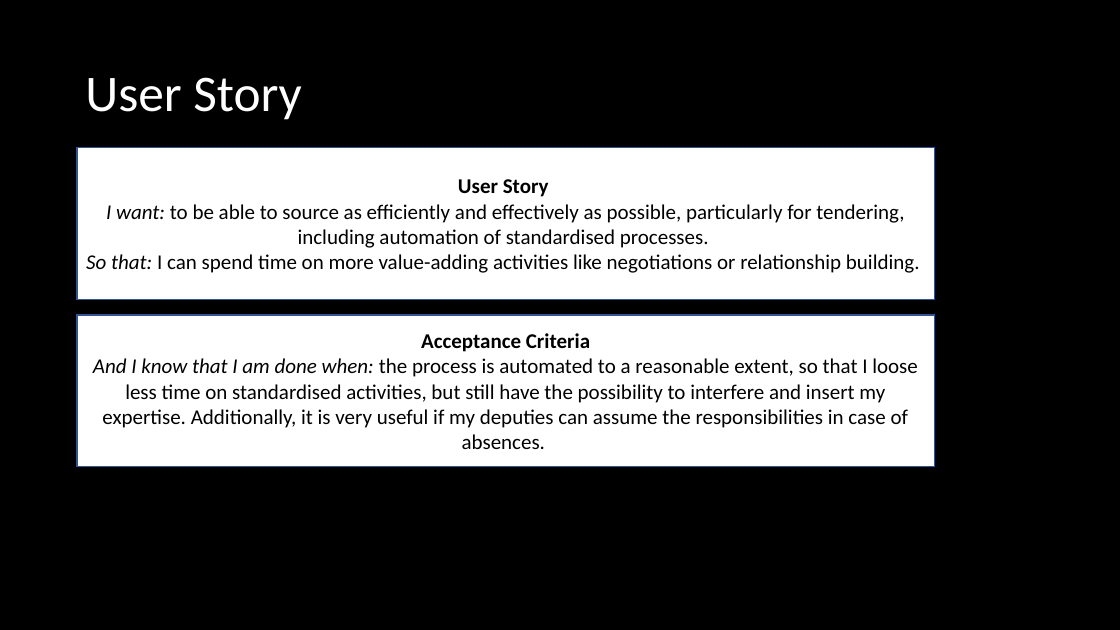
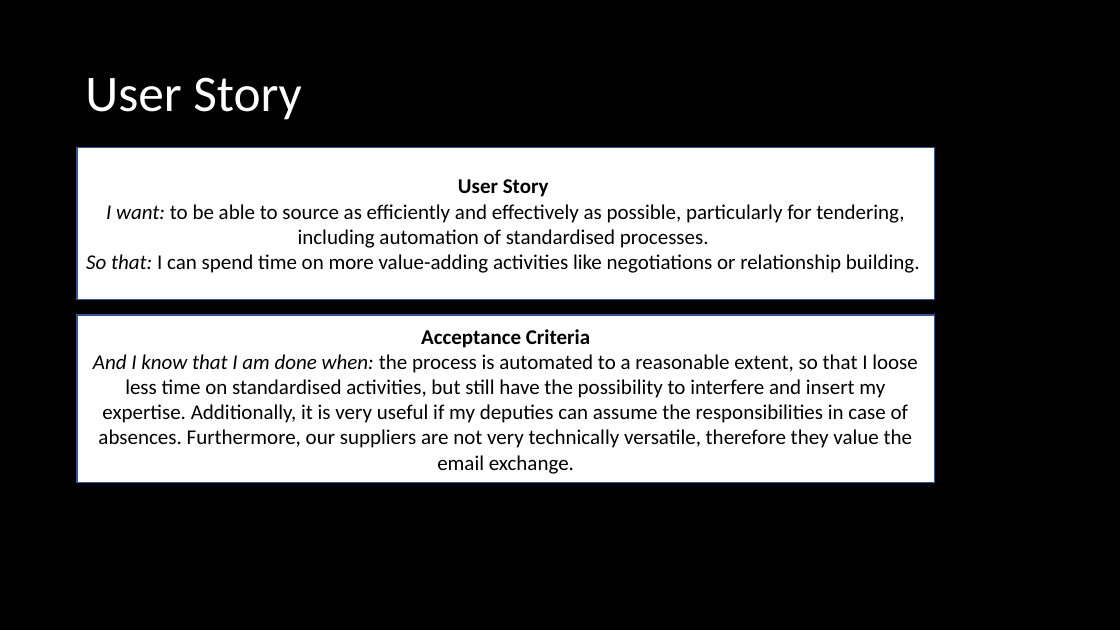
Before and after one commit to DigiBP/DigiBP_VacherinFribourgeois, a slide deck: slide 3 of presentation/Persona.pptx. Drawn at 1120x630 pixels with LibreOffice and Linux fonts; fonts in the diff are those of the drawing. Boxes give left, top, right and bottom in pixels: in the first picture for what was removed or moved away, otherwise in the second. Text is boxed around its words. In the diff, an @@ line names an element or a change of style, - is before the commit and + after.

```diff
--- a/presentation/Persona.pptx
+++ b/presentation/Persona.pptx
@@ rectangle "Acceptance Criteria": place and size @@
-rectangle "Acceptance Criteria" at (77, 315, 935, 466)
+rectangle "Acceptance Criteria" at (77, 315, 935, 482)
@@ text in rectangle at (93, 354, 918, 474): text changed @@
-And I know that I am done when: the process is automated to a reasonable extent, so that I loose less time on standardised activities, but still have the possibility to interfere and insert my expertise. Additionally, it is very useful if my deputies can assume the responsibilities in case of absences.
+And I know that I am done when: the process is automated to a reasonable extent, so that I loose less time on standardised activities, but still have the possibility to interfere and insert my expertise. Additionally, it is very useful if my deputies can assume the responsibilities in case of absences. Furthermore, our suppliers are not very technically versatile, therefore they value the email exchange.
```
